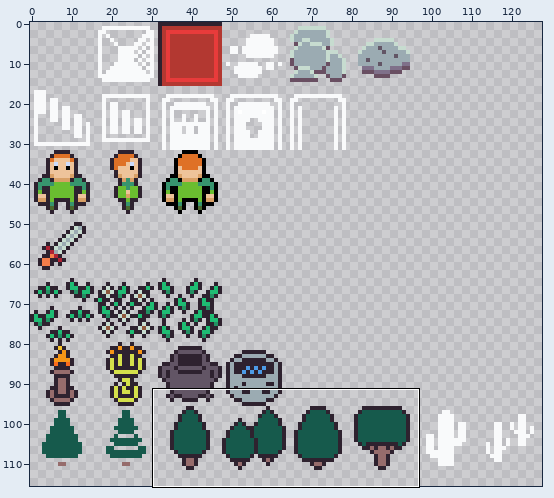
Pixel-art file, stored at Data/Tiles/TerrainSheet.aseprite. Above: a wide view before the commit, with the close-up outlined.
Close-up. Earlier state:
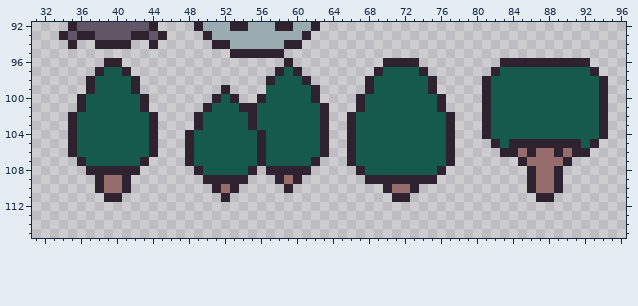
128x128 pixels, 1 frame. Colours within 5 levels of each other are drawn and written as one. Shown: x 31..96, y 92..115. The wide view leaves out empty margins. The commit also changed other parts of the picture, which this record leaves out.
New version:
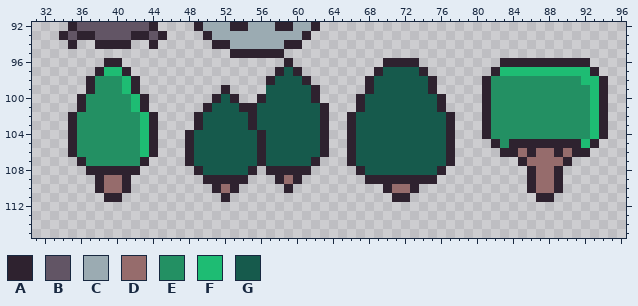
Palette (. is transparent): A #2e222f  B #625565  C #9babb2  D #966c6c  E #239063  F #1ebc73  G #165a4c
The edit:
y 97: x 39..40 GG -> FF; x 83..92 GGGGGGGGGG -> FFFFFFFFFF
y 98: x 38..41 GGGG -> EEEF; x 82..93 GGGGGGGGGGGG -> EEEEEEEEEEFF
y 99: x 38..41 GGGG -> EEEF; x 82..93 GGGGGGGGGGGG -> EEEEEEEEEEEF
y 100..101: x 37..42 GGGGGG -> EEEEEF; x 82..93 GGGGGGGGGGGG -> EEEEEEEEEEEF
y 102..104: x 36..43 GGGGGGGG -> EEEEEEEF; x 82..93 GGGGGGGGGGGG -> EEEEEEEEEEEF
y 105: x 36..43 GGGGGGGG -> EEEEEEEF; x 83 G -> E; x 92 G -> F
y 106: x 36..43 GGGGGGGG -> EEEEEEEF
y 107: x 37..42 GGGGGG -> EEEEEE
